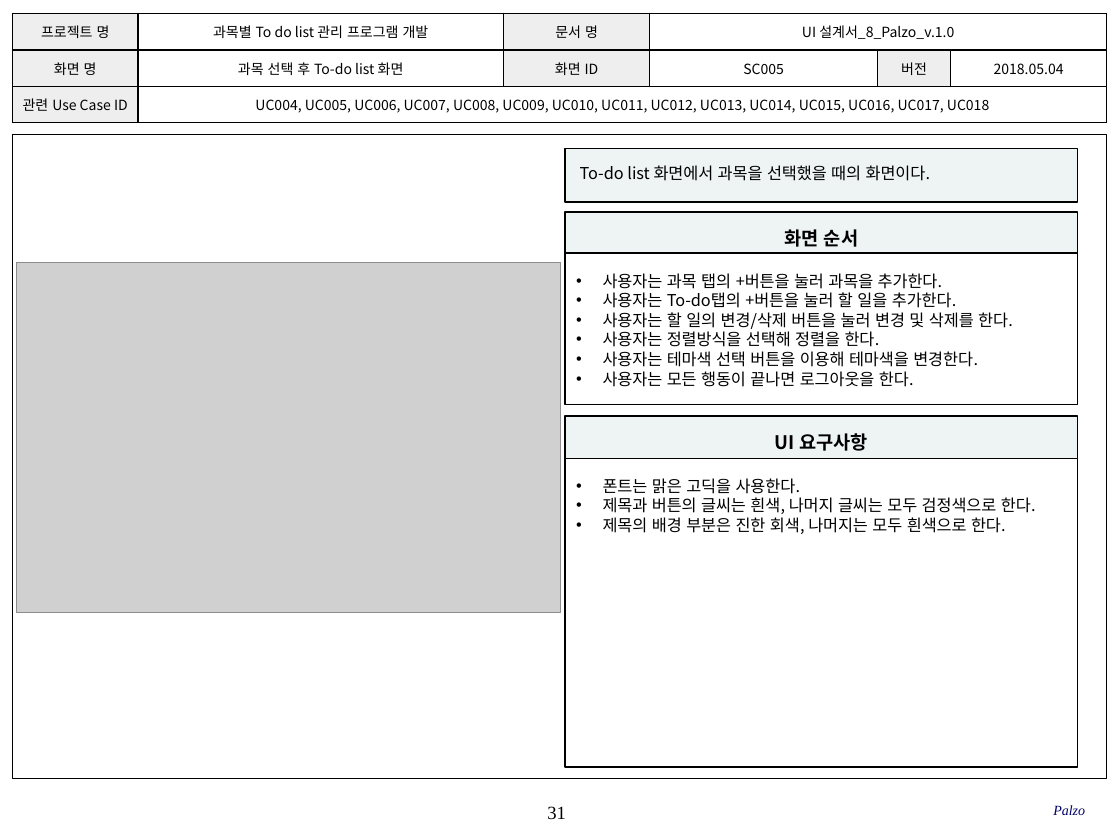
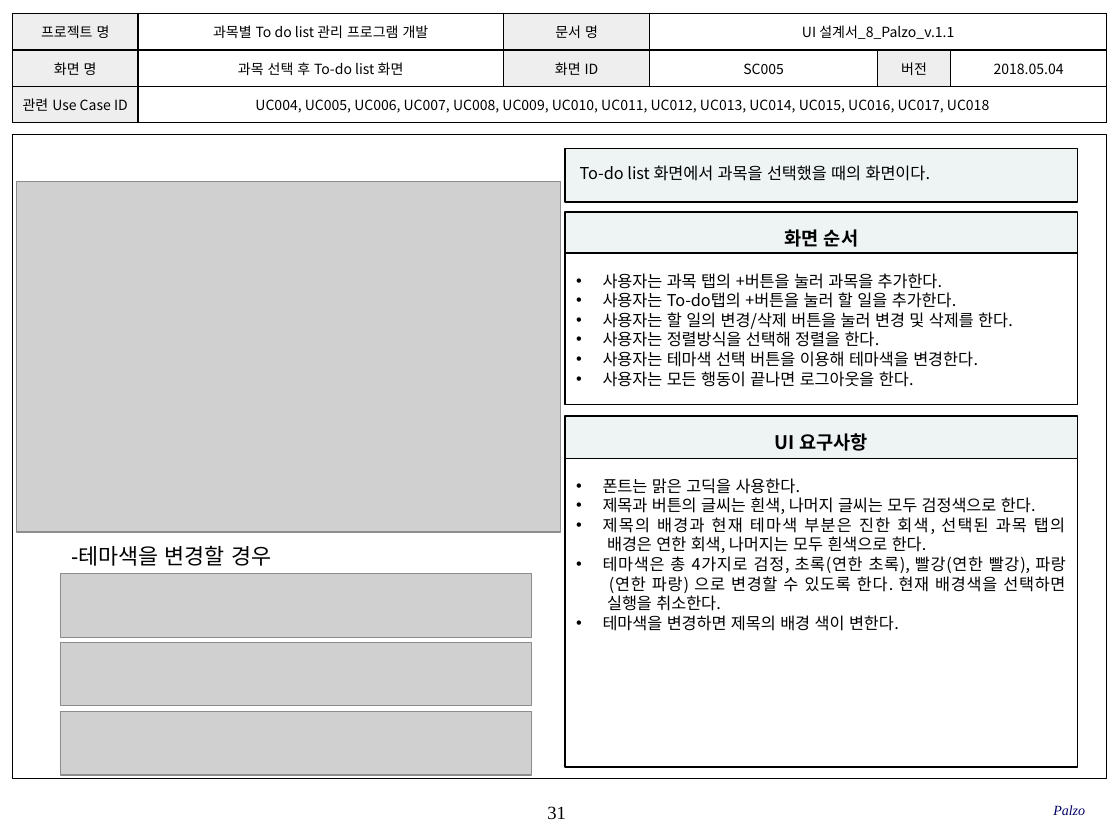
Before and after one commit to SMU-SE-Admin/18-1_8_PALZO_Doc, a slide deck: slide 31 of 03 설계/UI 설계서_8_Palzo.pptx. Drawn at 1120x840 pixels with LibreOffice and Linux fonts; fonts in the diff are those of the drawing; grey boxes stand for pictures; background and template pictures are left out. Boxes give left, top, right and bottom in pixels: in the first picture for what was removed or moved away, otherwise in the second. Text is boxed around its words. In the diff, an @@ line names an element or a change of style, - is before the commit and + after.

Commit message:
#1102 UI 설계서 작성
작성 항목 확인 및 점검, 보완사항 추가

```diff
--- a/03 설계/UI 설계서_8_Palzo.pptx
+++ b/03 설계/UI 설계서_8_Palzo.pptx
@@ table at (x1=12, y1=13, x2=1105, y2=123) @@
-row 1, column 4: UI 설계서_8_Palzo_v.1.0
+row 1, column 4: UI 설계서_8_Palzo_v.1.1
@@ picture moved from (x1=17, y1=262, x2=561, y2=613) to (x1=17, y1=181, x2=561, y2=532) @@
@@ text in rectangle at (x1=603, y1=517, x2=1066, y2=631): text changed @@
-• 제목의 배경 부분은 진한 회색, 나머지는 모두 흰색으로 한다.
+• 제목의 배경과 현재 테마색 부분은 진한 회색, 선택된 과목 탭의
+  배경은 연한 회색, 나머지는 모두 흰색으로 한다.
+• 테마색은 총 4가지로 검정, 초록(연한 초록), 빨강(연한 빨강), 파랑
+  (연한 파랑) 으로 변경할 수 있도록 한다. 현재 배경색을 선택하면
+  실행을 취소한다.
+• 테마색을 변경하면 제목의 배경 색이 변한다.
@@ text added at (x1=71, y1=545, x2=271, y2=566), 14 pt, text #000000 @@
+-테마색을 변경할 경우
@@ picture added at (x1=60, y1=573, x2=532, y2=637) @@
@@ picture added at (x1=60, y1=643, x2=532, y2=706) @@
@@ picture added at (x1=60, y1=711, x2=532, y2=775) @@
```
Also in this commit, not shown: 39 other slides changed.
